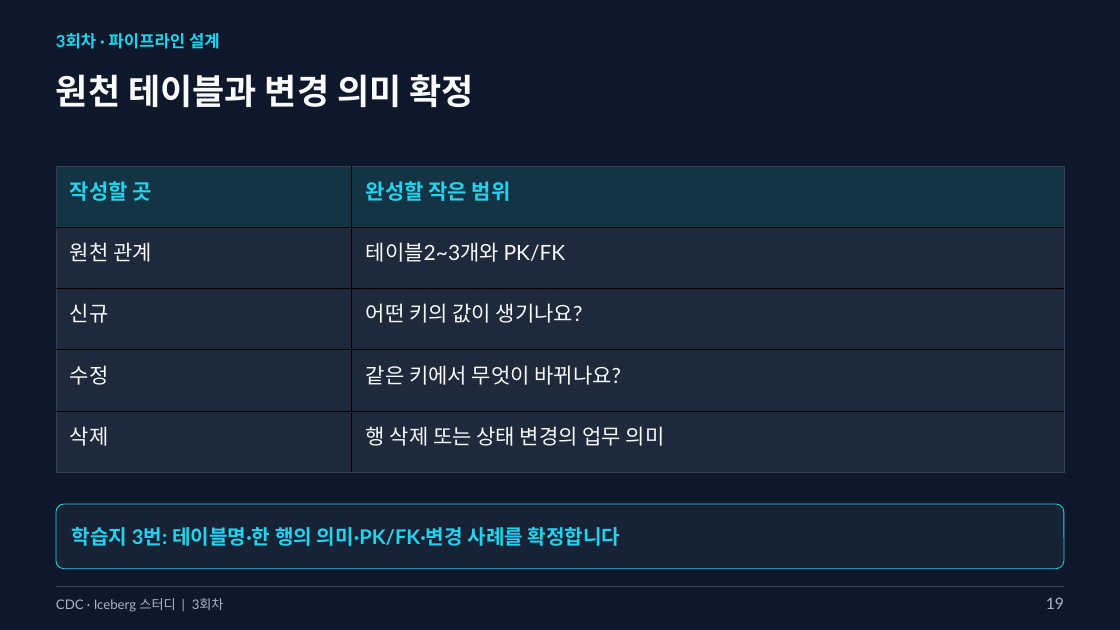
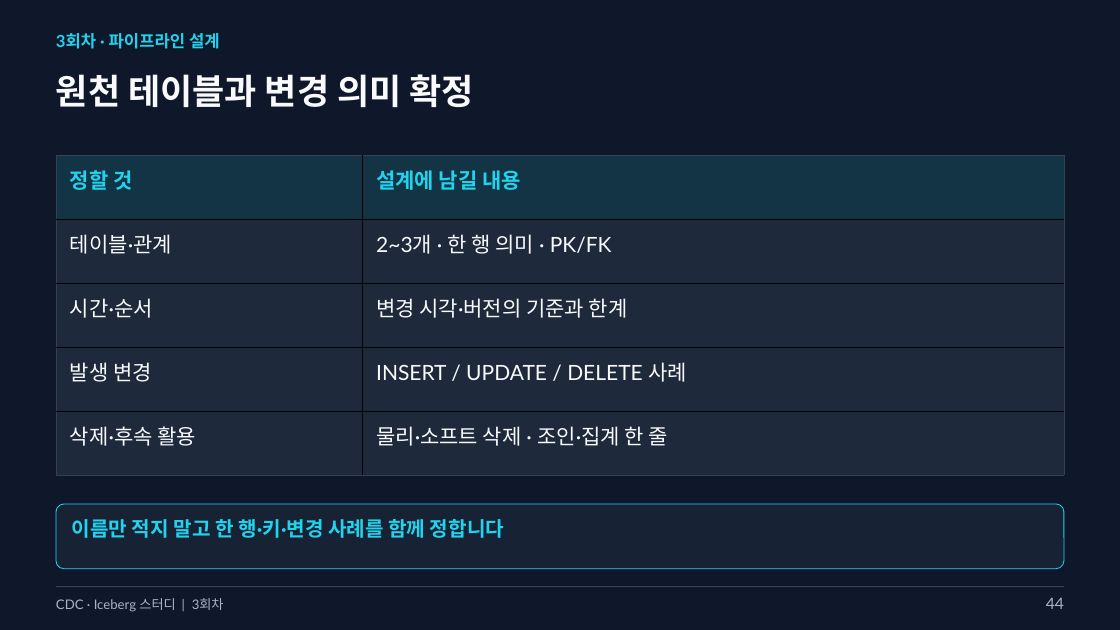
Before and after one commit to kim-dabin/cdc-lakehouse-study, a slide deck: slide 44 of labs/session03/slides/03-session03.pptx (slide 19 before the commit). Drawn at 1120x630 pixels with LibreOffice and Linux fonts; fonts in the diff are those of the drawing. Boxes give left, top, right and bottom in pixels: in the first picture for what was removed or moved away, otherwise in the second. Text is boxed around its words. In the diff, an @@ line names an element or a change of style, - is before the commit and + after.

```diff
--- a/labs/session03/slides/03-session03.pptx
+++ b/labs/session03/slides/03-session03.pptx
@@ table at <box>56,155,1065,475</box> @@
-row 1, column 1: 작성할 곳
+row 1, column 1: 정할 것
-row 1, column 2: 완성할 작은 범위
+row 1, column 2: 설계에 남길 내용
-row 2, column 1: 원천 관계
+row 2, column 1: 테이블·관계
-row 2, column 2: 테이블2~3개와 PK/FK
+row 2, column 2: 2~3개 · 한 행 의미 · PK/FK
-row 3, column 1: 신규
+row 3, column 1: 시간·순서
-row 3, column 2: 어떤 키의 값이 생기나요?
+row 3, column 2: 변경 시각·버전의 기준과 한계
-row 4, column 1: 수정
+row 4, column 1: 발생 변경
-row 4, column 2: 같은 키에서 무엇이 바뀌나요?
+row 4, column 2: INSERT / UPDATE / DELETE 사례
-row 5, column 1: 삭제
+row 5, column 1: 삭제·후속 활용
-row 5, column 2: 행 삭제 또는 상태 변경의 업무 의미
+row 5, column 2: 물리·소프트 삭제 · 조인·집계 한 줄
@@ table: place and size @@
-table at <box>56,166,1065,473</box>
+table at <box>56,155,1065,475</box>
@@ text "이름만 적지 말고 한 행·키·변경 ..." at <box>72,519,504,538</box>: vertical alignment middle to top @@
@@ text at <box>72,519,504,538</box>: text changed @@
-학습지 3번: 테이블명·한 행의 의미·PK/FK·변경 사례를 확정합니다
+이름만 적지 말고 한 행·키·변경 사례를 함께 정합니다
@@ text at <box>1046,598,1064,609</box>: text changed @@
-19
+44
```
Also in this commit, not shown: 12 other slides changed, 39 slides added, 10 slides removed, 8 other files.
